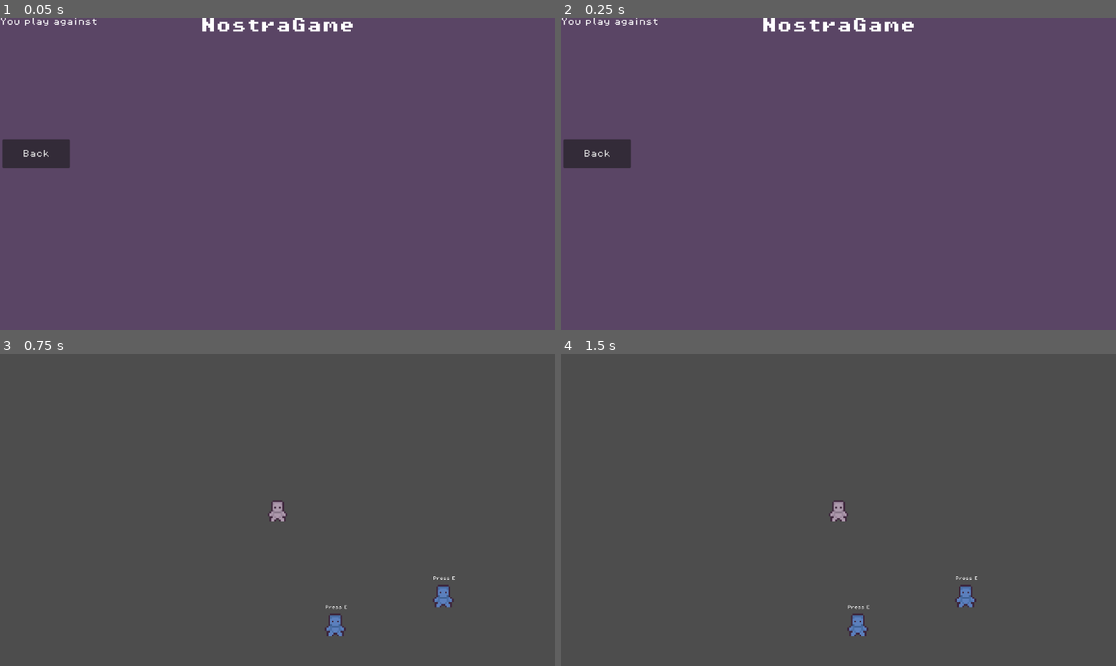
Above: before the commit, frames 1-4 (two rows, left to right).
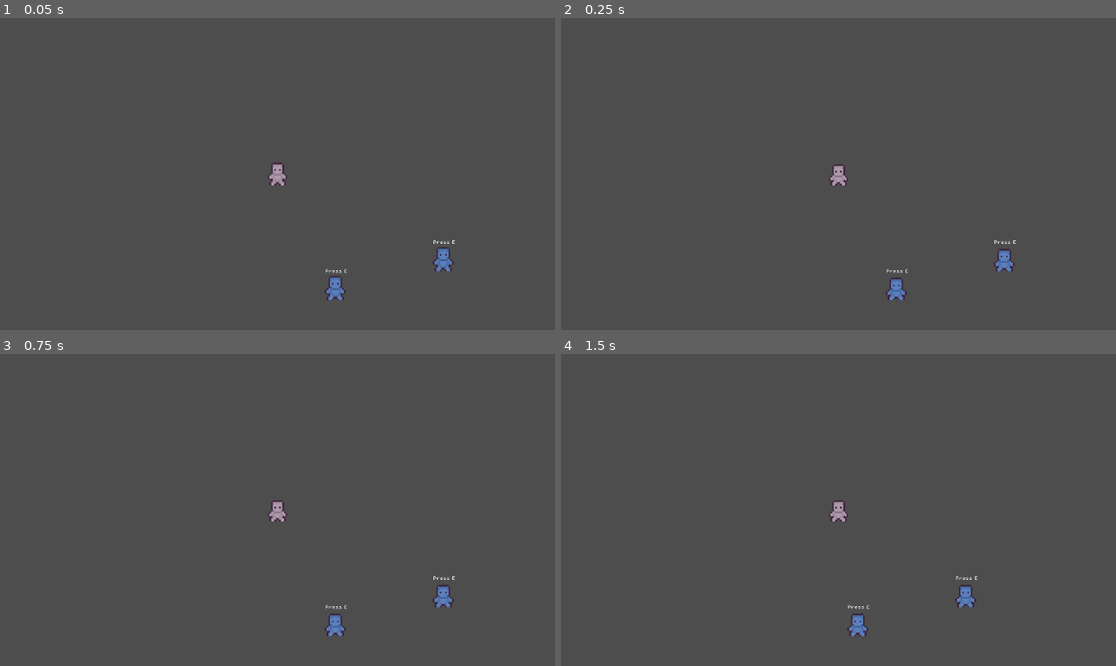
Above: after the commit, the same moments.

Repository: Dobix/godot-nostra
Game: Godot game, scene res://scenes/main.tscn
Same seed, same stepped clock (60 frames per second), same inputs: the game is played once before the commit and once after it.
Inputs (mouse positions are in pixels of both pictures, inside the frame that each line leads up to):
- Up to frame 1 (0.05 s): no input
- Up to frame 2 (0.25 s): no input
- Up to frame 3 (0.75 s): click (38, 491) at 0.5 s, where only the run before the commit has a clickable "Back"
- Up to frame 4 (1.5 s): tap E (Interact) at 1.25, 1.35 s; hold D (right) from 1.28 s (still down)

The runs differ from the first frame. In frame 1, 2.5% of the frame differs, in the area x 0-82%, y 0-91%; in frame 2, 2.4%; in frame 3, nothing differs; in frame 4, nothing differs.

Commit message:
Added input switch between overwolrd and nostra

Diff:
--- a/scenes/main.tscn
+++ b/scenes/main.tscn
@@ -1,12 +1,9 @@
-[gd_scene load_steps=4 format=3 uid="uid://byr2bhwtmxx3h"]
+[gd_scene load_steps=3 format=3 uid="uid://byr2bhwtmxx3h"]
 
 [ext_resource type="Script" uid="uid://b8ogmx0n2pdjb" path="res://scripts/main.gd" id="1_0wfyh"]
 [ext_resource type="PackedScene" uid="uid://b5uqhqyioch7u" path="res://scenes/overworld/overworld.tscn" id="2_sugp2"]
-[ext_resource type="PackedScene" uid="uid://cundixctlwxji" path="res://scenes/nostra/nostra_game.tscn" id="3_sugp2"]
 
 [node name="Main" type="Node2D"]
 script = ExtResource("1_0wfyh")
 
 [node name="Overworld" parent="." instance=ExtResource("2_sugp2")]
-
-[node name="Nostra_Game" parent="." instance=ExtResource("3_sugp2")]
--- a/scripts/main.gd
+++ b/scripts/main.gd
@@ -2,16 +2,14 @@
 
 var nostra_active = false
 
-func switch_scene(scene_name: String, npc_name: String):
+func switch_scene(scene_name: String, npc_name: String = ""):
 	match scene_name:
 		"nostra":
 			nostra_active = true
-			print(nostra_active)
 			var nostra_scene = load("res://scenes/nostra/nostra_game.tscn")
 			var nostra_instance = nostra_scene.instantiate()
 			get_tree().current_scene.add_child(nostra_instance)
 			nostra_instance.start_nostra(npc_name)
 
 		"overworld":
-			print(nostra_active)
 			nostra_active = false
--- a/scripts/nostra_game.gd
+++ b/scripts/nostra_game.gd
@@ -5,4 +5,5 @@
 	$MarginContainer/Enemy_Label.text = "You play against: " + npc_name
 
 func _on_button_pressed() -> void:
+	Main.switch_scene("overworld")
 	queue_free()
--- a/scripts/player.gd
+++ b/scripts/player.gd
@@ -7,5 +7,8 @@
 	velocity = input_direction * speed
 
 func _physics_process(delta):
-	get_input()
-	move_and_slide()
+	if not Main.nostra_active:
+		get_input()
+		move_and_slide()
+	else:
+		velocity = Vector2.ZERO
